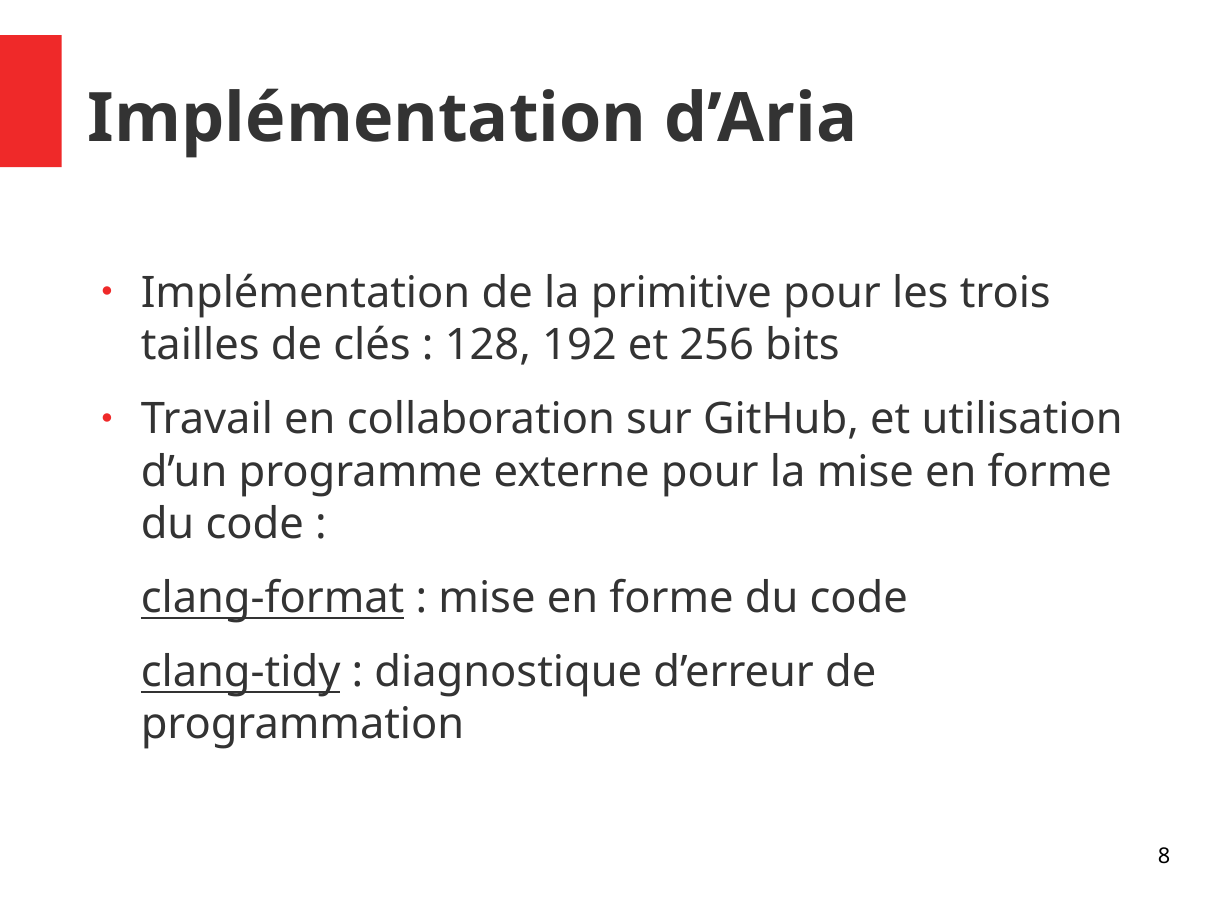
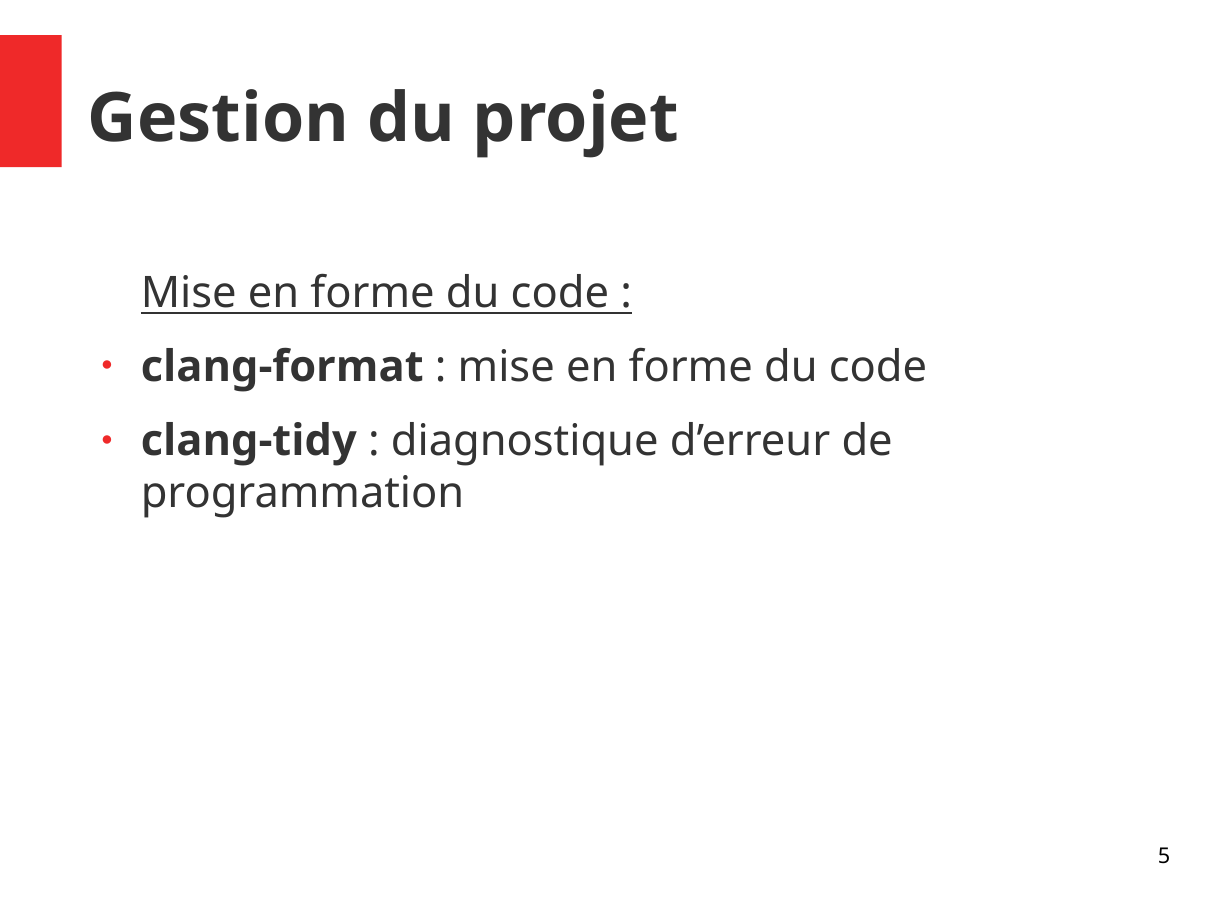
Before and after one commit to Allard-Chris/Aria, a slide deck: slide 5 of docs/[M2CSI]_ICP_Aria_Allard_Aulagnier.odp (slide 8 before the commit). Drawn at 1232x924 pixels with LibreOffice and Linux fonts; fonts in the diff are those of the drawing. Boxes give left, top, right and bottom in pixels: in the first picture for what was removed or moved away, otherwise in the second. Text is boxed around its words. In the diff, an @@ line names an element or a change of style, - is before the commit and + after.

```diff
--- a/docs/[M2CSI]_ICP_Aria_Allard_Aulagnier.odp
+++ b/docs/[M2CSI]_ICP_Aria_Allard_Aulagnier.odp
@@ title at (88, 89, 679, 158): text changed @@
-Implémentation d’Aria
+Gestion du projet
@@ text at (141, 273, 609, 314): text changed @@
-● Implémentation de la primitive pour les trois tailles de clés : 128, 192 et 256 bits
-● Travail en collaboration sur GitHub, et utilisation d’un programme externe pour la mise en forme du code :
+Mise en forme du code :
@@ text at (141, 347, 927, 518): bold on, underline off in "clang-format", "clang-tidy"; bullet none to ● @@
@@ page number at (1158, 847, 1170, 864): text changed @@
-8
+5
```
Also in this commit, not shown: 6 other slides changed, 15 slides added, 3 slides removed, 3 other files.
